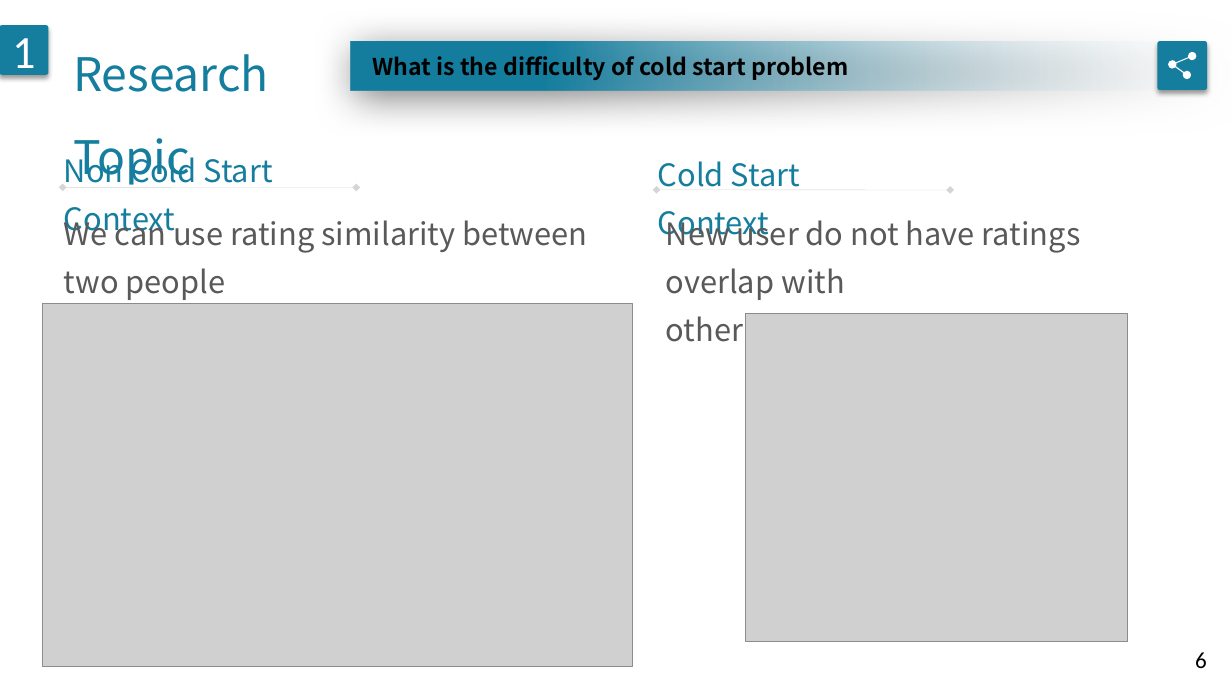
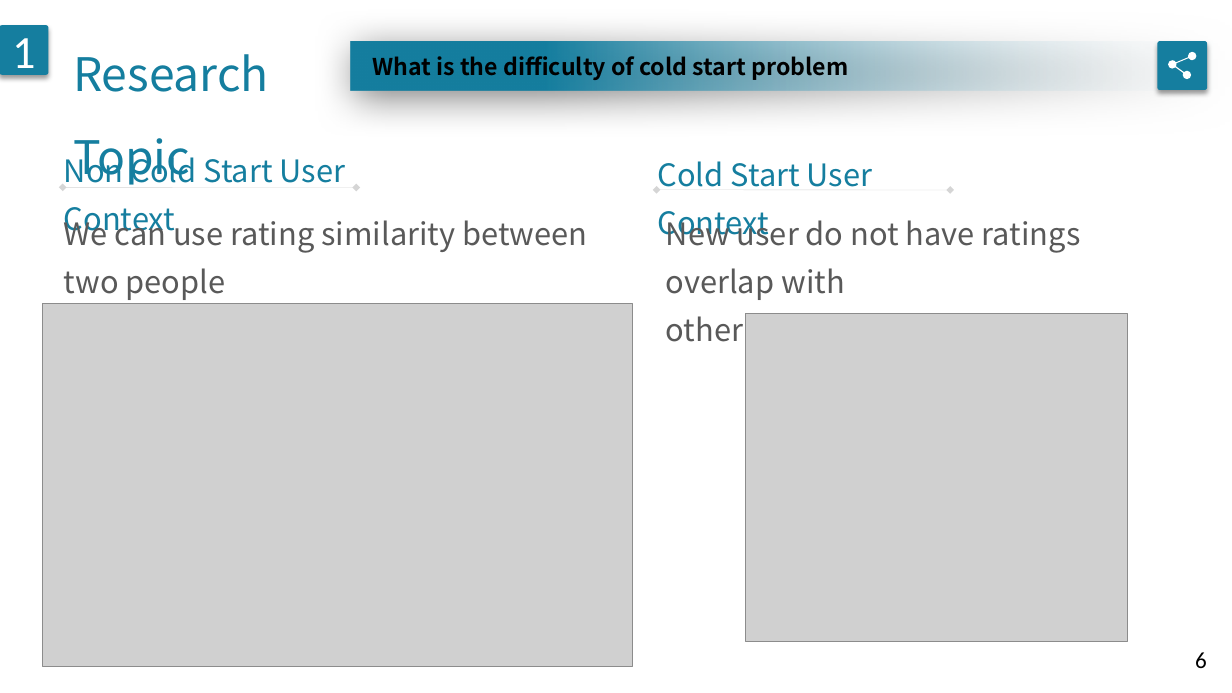
Before and after one commit to geminiwoo/oral-exam, a slide deck: slide 6 of 口試.pptx. Drawn at 1232x693 pixels with LibreOffice and Linux fonts; fonts in the diff are those of the drawing; grey boxes stand for pictures. Boxes give left, top, right and bottom in pixels: in the first picture for what was removed or moved away, otherwise in the second. Text is boxed around its words. In the diff, an @@ line names an element or a change of style, - is before the commit and + after.

Commit message:
ppt_0621

```diff
--- a/口試.pptx
+++ b/口試.pptx
@@ text at <box>64,151,346,239</box>: text changed @@
-Non Cold Start Context
+Non Cold Start User Context
@@ text at <box>658,161,873,243</box>: text changed @@
-Cold Start Context
+Cold Start User Context
```
Also in this commit, not shown: 3 other slides changed, 1 other file.
